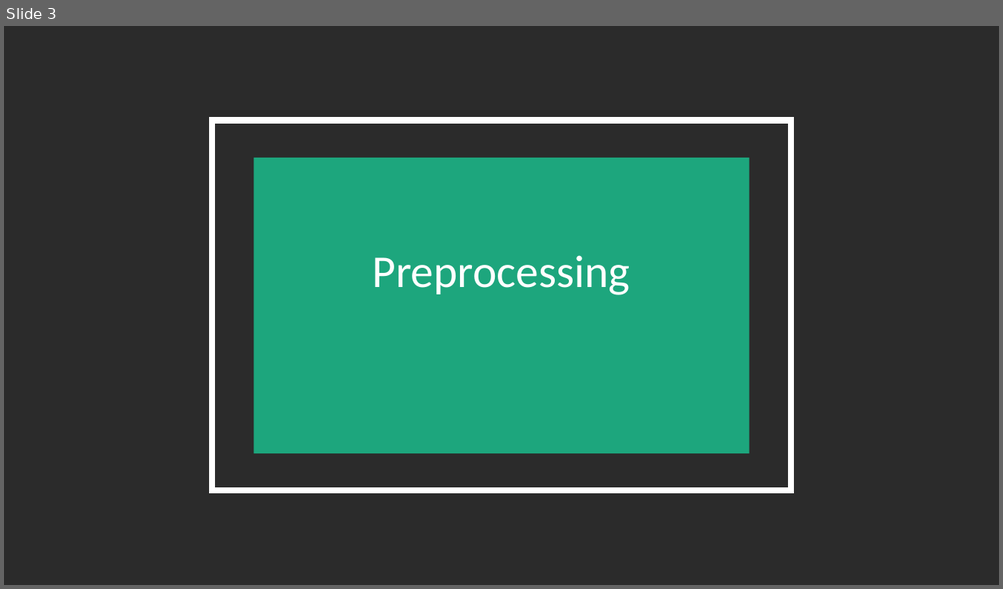
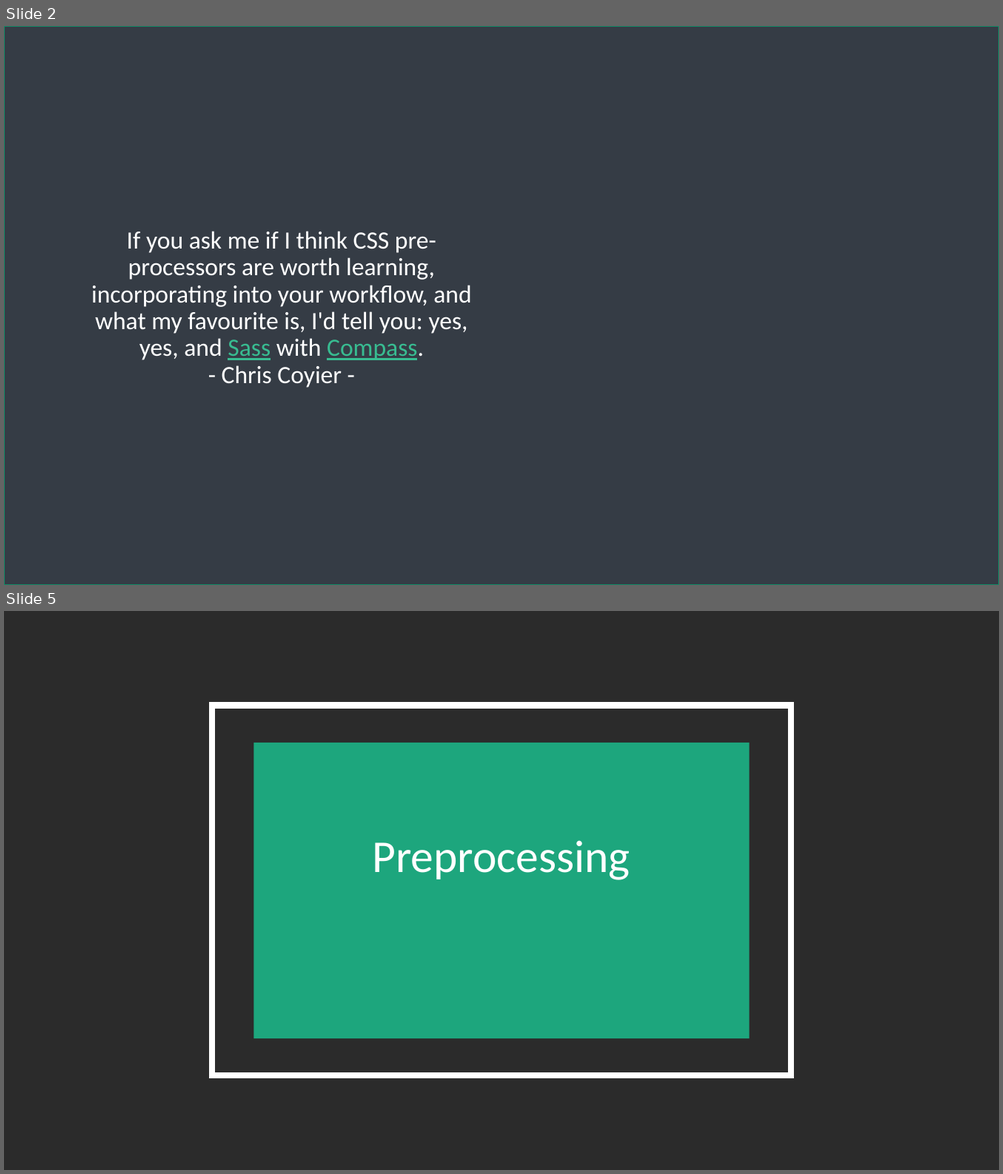
Before and after one commit to BenC0/sass_training-ddl, a slide deck: docs/SASS Intro.pptx. Shown one above the other, each under a label of ours: slide 3 before the commit, slides 2 and 5 after it; the slides between them are not shown. The pictures are 1003x589 and 1003x1174 pixels, drawn with LibreOffice and Linux fonts; fonts in the diff are those of the drawing; background and template pictures are left out; a plain dark background stands for a picture behind light text. Boxes give left, top, right and bottom in pixels: in the first picture for what was removed or moved away, otherwise in the second. Text is boxed around its words. In the diff, an @@ line names an element or a change of style, - is before the commit and + after.

```diff
--- a/docs/SASS Intro.pptx
+++ b/docs/SASS Intro.pptx
@@ slide 2 added at (x1=4, y1=26, x2=999, y2=585), background picture (left out) @@
@@ rectangle added at (x1=4, y1=26, x2=999, y2=585), fill #44546A at 42% opacity, outline #148B68 1 pt @@
@@ title added at (x1=91, y1=231, x2=471, y2=388), 24 pt, text #FFFFFF @@
+If you ask me if I think CSS pre-processors are worth learning, incorporating into your workflow, and what my favourite is, I'd tell you: yes, yes, and Sass with Compass.
+- Chris Coyier -
@@ what was slide 3 is now slide 5 @@
```
Also in this commit, not shown: 4 other slides added, 2 slides removed.
